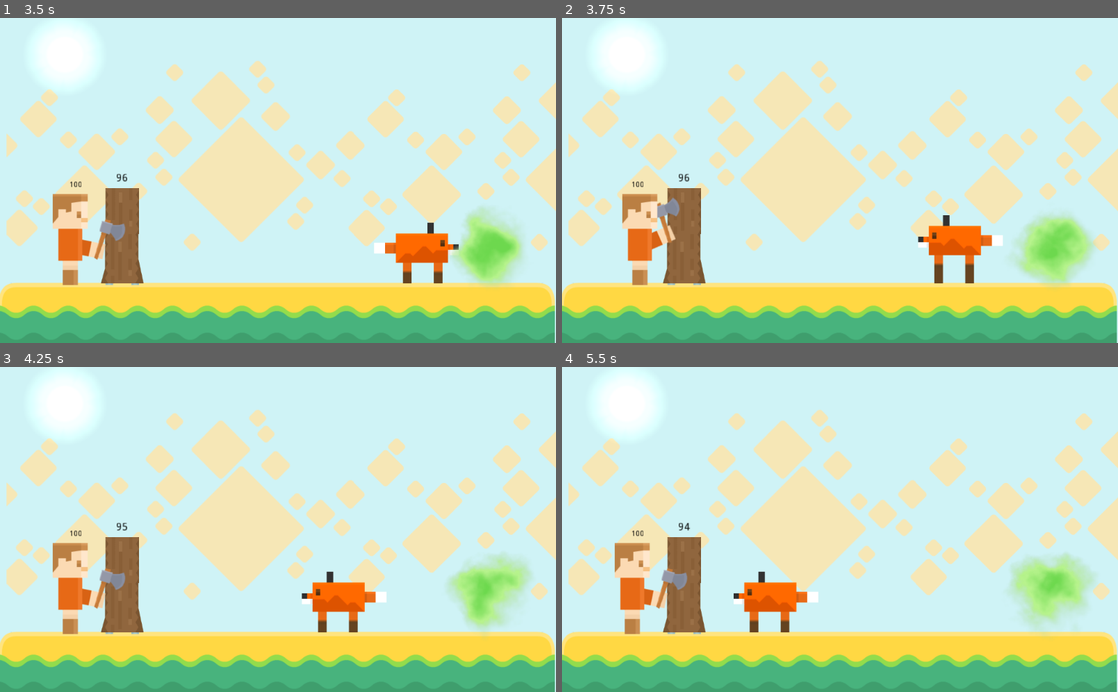
Above: before the commit, frames 1-4 (two rows, left to right).
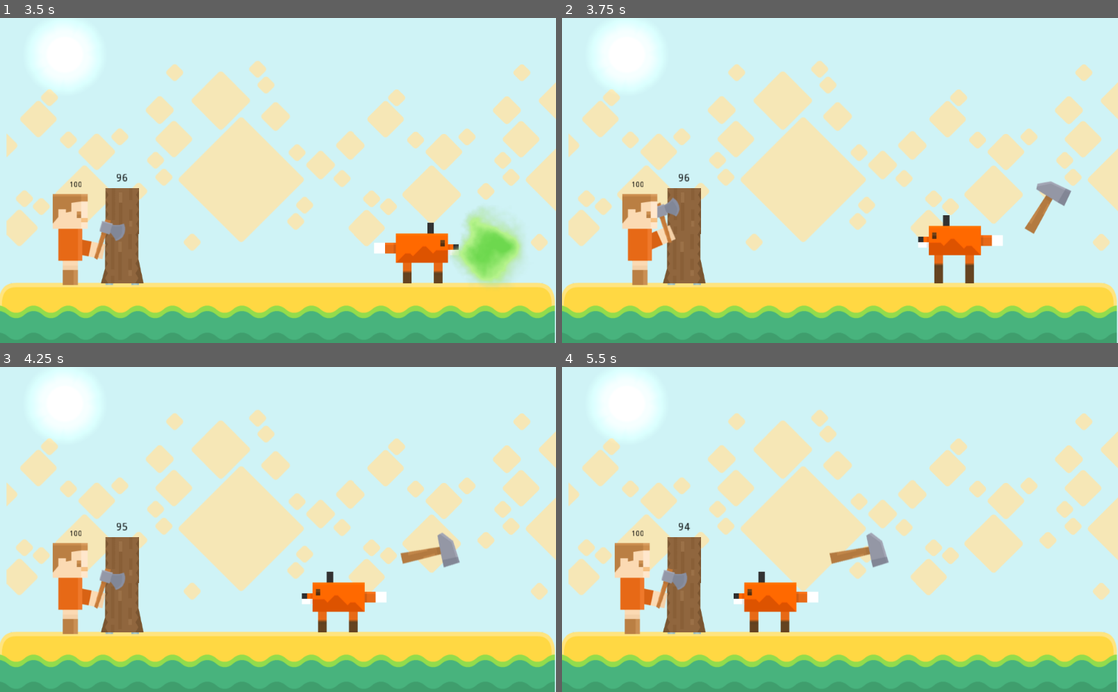
Above: after the commit, the same moments.

Repository: thiagola92/gamejamplus-2020
Game: Godot game, scene res://scenes/Main.tscn
Two runs of this game, one before a commit and one after it. Both use one fixed random seed, a clock stepped at 60 frames per second and the inputs below. The project has no main scene, so this scene is started directly.
Inputs:
- Up to frame 1 (3.5 s): hold D 0.53-1.28 s; hold A 1.28-2.03 s; hold D from 2.03 s (still down)
- Up to frame 2 (3.75 s): release D at 3.53 s; hold A from 3.53 s (still down)
- Up to frame 3 (4.25 s): keep holding A
- Up to frame 4 (5.5 s): keep holding A

Frame 1 is identical in both runs. In frame 2, 2.7% of the frame differs, in the area x 81-96%, y 50-83%; in frame 3, 2.7%; in frame 4, 2.8%, in the area x 48-96%, y 51-81%.

Commit message:
new buff, construction related

Diff:
--- /dev/null
+++ b/Game/scenes/Buffs.tscn
@@ -0,0 +1,26 @@
+[gd_scene load_steps=5 format=2]
+
+[ext_resource path="res://scripts/Buffs.gd" type="Script" id=1]
+[ext_resource path="res://assets/buffs/hammer_2.png" type="Texture" id=2]
+[ext_resource path="res://assets/buffs/hammer_1.png" type="Texture" id=3]
+
+[sub_resource type="SpriteFrames" id=1]
+animations = [ {
+"frames": [ ExtResource( 3 ), ExtResource( 2 ) ],
+"loop": true,
+"name": "hammer",
+"speed": 5.0
+}, {
+"frames": [ null ],
+"loop": true,
+"name": "default",
+"speed": 5.0
+} ]
+
+[node name="Buff" type="KinematicBody2D"]
+script = ExtResource( 1 )
+
+[node name="AnimatedSprite" type="AnimatedSprite" parent="."]
+position = Vector2( -14.4579, 15.8696 )
+frames = SubResource( 1 )
+offset = Vector2( 14.4579, -15.8696 )
--- a/Game/scenes/Guaraná.tscn
+++ /dev/null
@@ -1,43 +0,0 @@
-[gd_scene load_steps=11 format=2]
-
-[ext_resource path="res://assets/wolf guará/normal_2.png" type="Texture" id=1]
-[ext_resource path="res://assets/wolf guará/normal_1.png" type="Texture" id=2]
-[ext_resource path="res://assets/wolf guará/pice_2.png" type="Texture" id=3]
-[ext_resource path="res://assets/wolf guará/pice_1.png" type="Texture" id=4]
-[ext_resource path="res://scripts/Guaraná.gd" type="Script" id=5]
-[ext_resource path="res://assets/wolf guará/normal_1_flipped.png" type="Texture" id=6]
-[ext_resource path="res://assets/wolf guará/normal_2_flipped.png" type="Texture" id=7]
-[ext_resource path="res://assets/wolf guará/pice_1_flipped.png" type="Texture" id=8]
-[ext_resource path="res://assets/wolf guará/pice_2_flipped.png" type="Texture" id=9]
-
-[sub_resource type="SpriteFrames" id=1]
-animations = [ {
-"frames": [ ExtResource( 6 ), ExtResource( 7 ) ],
-"loop": true,
-"name": "flip_normal_walking",
-"speed": 5.0
-}, {
-"frames": [ ExtResource( 2 ), ExtResource( 1 ) ],
-"loop": true,
-"name": "normal_walking",
-"speed": 5.0
-}, {
-"frames": [ ExtResource( 8 ), ExtResource( 9 ) ],
-"loop": true,
-"name": "flip_pice_walking",
-"speed": 5.0
-}, {
-"frames": [ ExtResource( 4 ), ExtResource( 3 ) ],
-"loop": true,
-"name": "pice_walking",
-"speed": 5.0
-} ]
-
-[node name="Guarana" type="KinematicBody2D"]
-script = ExtResource( 5 )
-
-[node name="AnimatedSprite" type="AnimatedSprite" parent="."]
-position = Vector2( -14.4579, 15.8696 )
-frames = SubResource( 1 )
-animation = "normal_walking"
-offset = Vector2( 14.4579, -15.8696 )
--- a/Game/scenes/Main.tscn
+++ b/Game/scenes/Main.tscn
@@ -7,6 +7,7 @@
 [ext_resource path="res://assets/bg.png" type="Texture" id=5]
 [ext_resource path="res://assets/light.png" type="Texture" id=6]
 [ext_resource path="res://assets/tilesets/tilesheet_complete_2X.png" type="Texture" id=7]
+[ext_resource path="res://scenes/Buffs.tscn" type="PackedScene" id=8]
 [ext_resource path="res://scenes/Buff_Pice.tscn" type="PackedScene" id=9]
 
 [sub_resource type="RectangleShape2D" id=1]
@@ -113,3 +114,6 @@
 [node name="Buff_Time" type="Timer" parent="."]
 wait_time = 5.0
 one_shot = true
+
+[node name="Buff" parent="." instance=ExtResource( 8 )]
+position = Vector2( 619.189, 372.639 )
--- a/Game/scripts/Buff_Pice.gd
+++ b/Game/scripts/Buff_Pice.gd
@@ -5,7 +5,7 @@
 # var a = 2
 # var b = "text"
 
-# onready var obj = get_parent().get_node("Guarana")
+onready var obj = get_parent().get_node("Buff")
 
 # Called when the node enters the scene tree for the first time.
 func _ready():
@@ -16,10 +16,10 @@
 
 
 # Called every frame. 'delta' is the elapsed time since the previous frame.
-#func _process(delta):
-#	pass
+func _process(delta):
+	pass
 
 
-#func _on_Buff_Pice_body_entered(body):
-#	obj.get_buff("pice")
-#	get_parent().remove_child(self)
+func _on_Buff_Pice_body_entered(body):
+	obj.get_buff("pice")
+	get_parent().remove_child(self)
--- a/Game/scripts/Guarana.gd
+++ b/Game/scripts/Buffs.gd
@@ -2,47 +2,36 @@
 
 export var speed = 300
 
-var walking = "normal_walking"
-var flip_walking = "flip_normal_walking"
+var default = "default"
+var hammer = "hammer"
 
 func _ready():
-	$AnimatedSprite.play(walking)
+
 	pass # Replace with function body.
 
 onready var obj = get_parent().get_node("Player")
 
 func _physics_process(delta):
 	var vector =  obj.global_position - global_position
-	if vector.x < 150 and vector.x > -150:
-		$AnimatedSprite.stop()
-		vector.x = 0
-		vector.y = 0
-	elif vector.x > 0:
-		$AnimatedSprite.play(flip_walking)
+	if vector.x > 0:
 		vector.x -= 150
-		vector.y = 0
 	elif vector.x < 0:
-		$AnimatedSprite.play(walking)
 		vector.x += 150
-		vector.y = 0
+	vector.y = 0
 	var dir = (vector).normalized()
 	move_and_slide(dir * speed)
 
 func get_buff(buffs):
 	if buffs == "pice":
-		walking = "pice_walking"
-		flip_walking = "flip_pice_walking"
+		$AnimatedSprite.play(hammer)
 	else:
-		walking = "normal_walking"
-		flip_walking = "flip_normal_walking"
+		$AnimatedSprite.play(default)
 
 	var timer = get_parent().get_node("Buff_Time")
 	timer.start()
 
-
 func lost_buff():
-	walking = "normal_walking"
-	flip_walking = "flip_normal_walking"
+	$AnimatedSprite.play(default)
 
 func _on_Buff_Time_timeout():
 	lost_buff()
--- a/Game/scripts/Guaraná.gd
+++ /dev/null
@@ -1,48 +0,0 @@
-extends KinematicBody2D
-
-export var speed = 300
-
-var walking = "normal_walking"
-var flip_walking = "flip_normal_walking"
-
-func _ready():
-	$AnimatedSprite.play(walking)
-	pass # Replace with function body.
-
-onready var obj = get_parent().get_node("Player")
-
-func _physics_process(delta):
-	var vector =  obj.global_position - global_position
-	if vector.x < 150 and vector.x > -150:
-		$AnimatedSprite.stop()
-		vector.x = 0
-		vector.y = 0
-	elif vector.x > 0:
-		$AnimatedSprite.play(flip_walking)
-		vector.x -= 150
-		vector.y = 0
-	elif vector.x < 0:
-		$AnimatedSprite.play(walking)
-		vector.x += 150
-		vector.y = 0
-	var dir = (vector).normalized()
-	move_and_slide(dir * speed)
-
-func get_buff(buffs):
-	if buffs == "pice":
-		walking = "pice_walking"
-		flip_walking = "flip_pice_walking"
-	else:
-		walking = "normal_walking"
-		flip_walking = "flip_normal_walking"
-
-	var timer = get_parent().get_node("Buff_Time")
-	timer.start()
-
-
-func lost_buff():
-	walking = "normal_walking"
-	flip_walking = "flip_normal_walking"
-
-func _on_Buff_Time_timeout():
-	lost_buff()
Binary file added: Game/assets/buffs/hammer_1.png
Not shown, added: Game/assets/buffs/hammer_1.png.import
Binary file added: Game/assets/buffs/hammer_2.png
Not shown, added: Game/assets/buffs/hammer_2.png.import
Not shown: 1 places in Game/scenes/Main.tscn that only renumber resources
Not shown, changed: Game/assets/.DS_Store
Not shown, changed: Game/assets/wolf guará/.DS_Store
Not shown, changed: Game/scripts/.DS_Store
